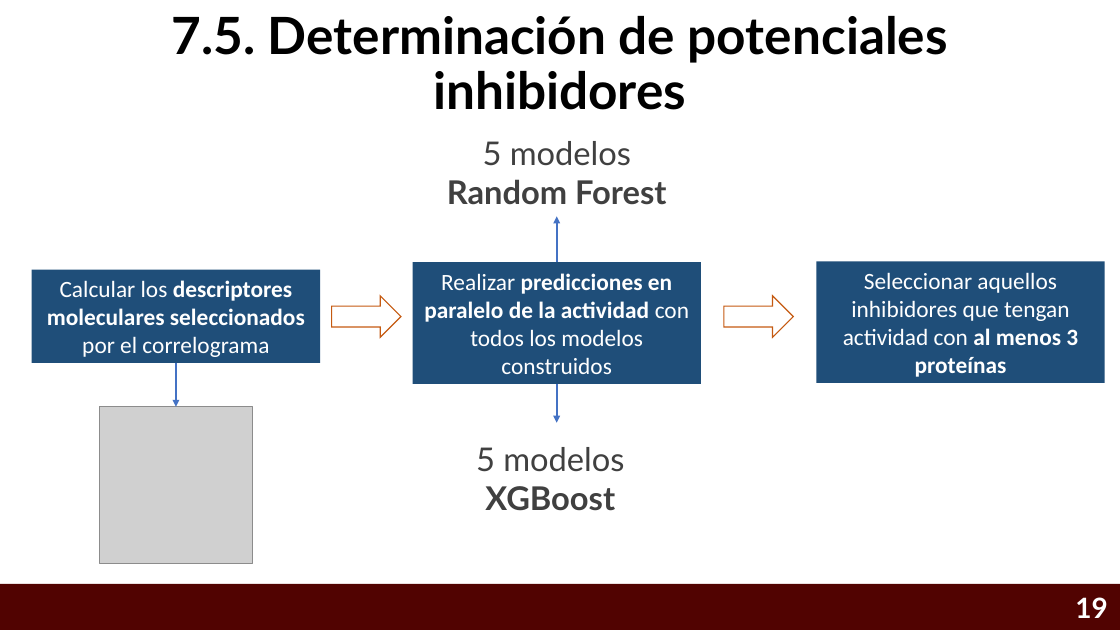
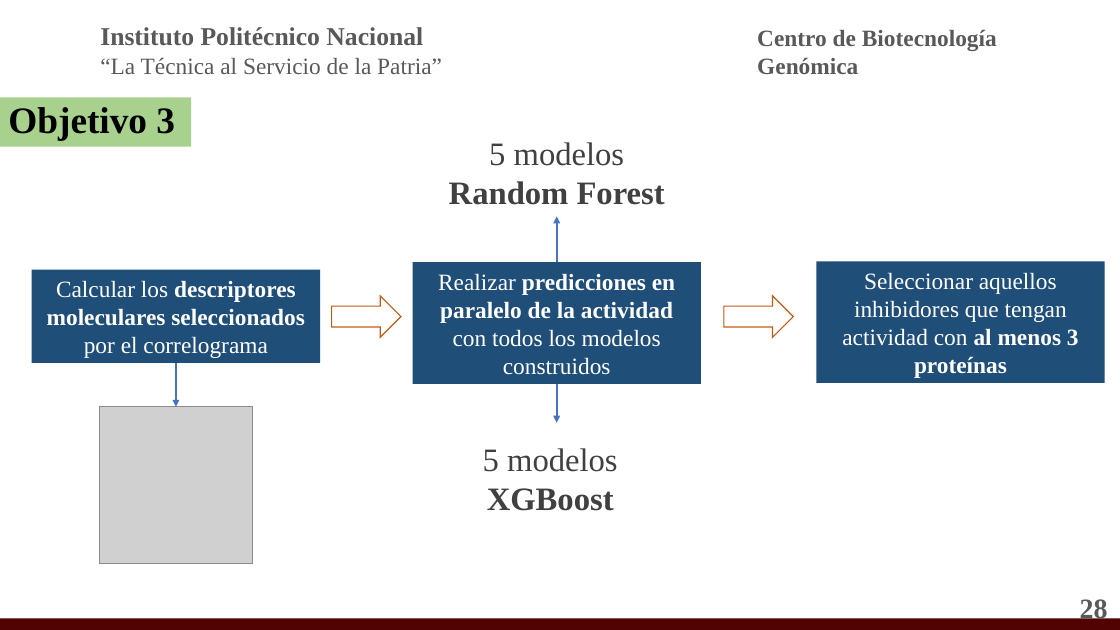
Before and after one commit to Eliud7720/Alzheimer---Anteproyecto, a slide deck: slide 28 of CRIBADO VIRTUAL INTELIGENTE PARA IDENTIFICAR INHIBIDORES MULTI-BLANCO ENFOCADOS AL TRATAMIENTO DE LA .pptx (slide 19 before the commit). Drawn at 1120x630 pixels with LibreOffice and Linux fonts; fonts in the diff are those of the drawing; grey boxes stand for pictures; background and template pictures are left out. Boxes give left, top, right and bottom in pixels: in the first picture for what was removed or moved away, otherwise in the second. Text is boxed around its words. In the diff, an @@ line names an element or a change of style, - is before the commit and + after.

```diff
--- a/CRIBADO VIRTUAL INTELIGENTE PARA IDENTIFICAR INHIBIDORES MULTI-BLANCO ENFOCADOS AL TRATAMIENTO DE LA .pptx
+++ b/CRIBADO VIRTUAL INTELIGENTE PARA IDENTIFICAR INHIBIDORES MULTI-BLANCO ENFOCADOS AL TRATAMIENTO DE LA .pptx
@@ text added at [100, 27, 442, 74], 20 pt, text #595959 @@
+Instituto Politécnico Nacional
+“La Técnica al Servicio de la Patria”
@@ title removed at [171, 16, 948, 110] @@
-7.5. Determinación de potenciales inhibidores
@@ text added at [757, 30, 997, 74], 20 pt, text #595959, bold @@
+Centro de Biotecnología Genómica
@@ rectangle added at [0, 97, 192, 147], fill #A9D18E, 32 pt, text #000000, bold @@
+Objetivo 3
@@ text "5 modelos Random Forest" at [449, 142, 665, 205]: font Lato to Times New Roman @@
@@ font Calibri to Times New Roman in 3 elements at [32, 270, 320, 363], [413, 262, 701, 384], [817, 261, 1105, 383] @@
@@ text "5 modelos XGBoost" at [483, 448, 618, 511]: font Lato to Times New Roman @@
@@ page number at [1080, 596, 1108, 623]: text changed; font Lato to Times New Roman; text colour #FFFFFF to #595959 @@
-19
+28
@@ rectangle: place and size @@
-rectangle at [0, 584, 1120, 630]
+rectangle at [0, 618, 1120, 630]
```
Also in this commit, not shown: 19 other slides changed, 13 slides added, 2 slides removed, 2 other files.
